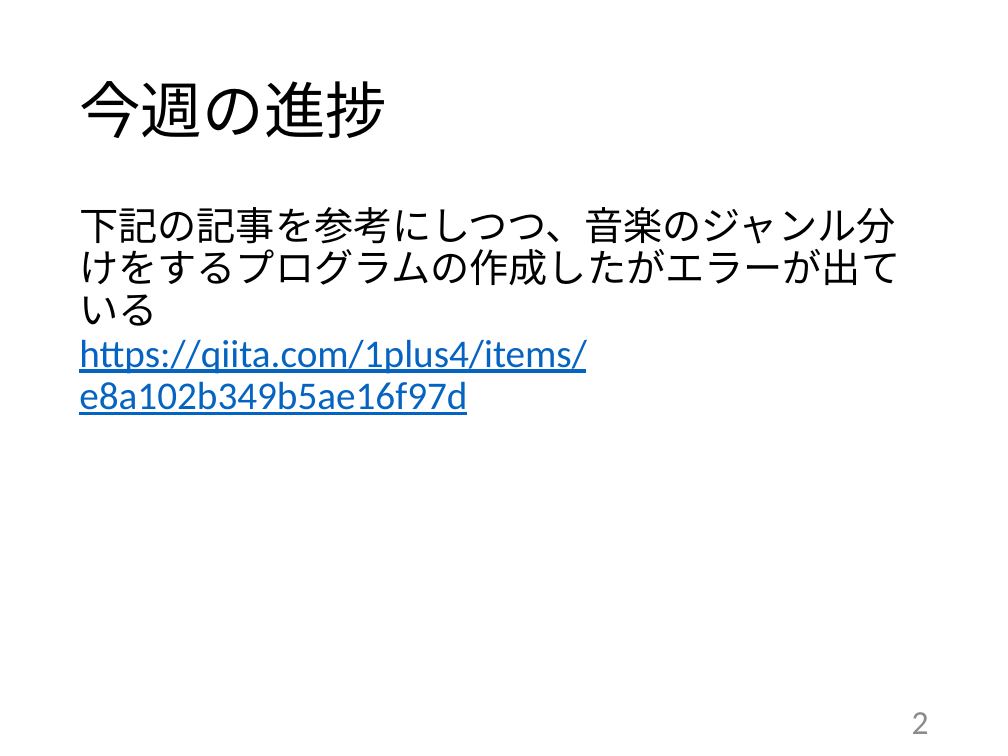
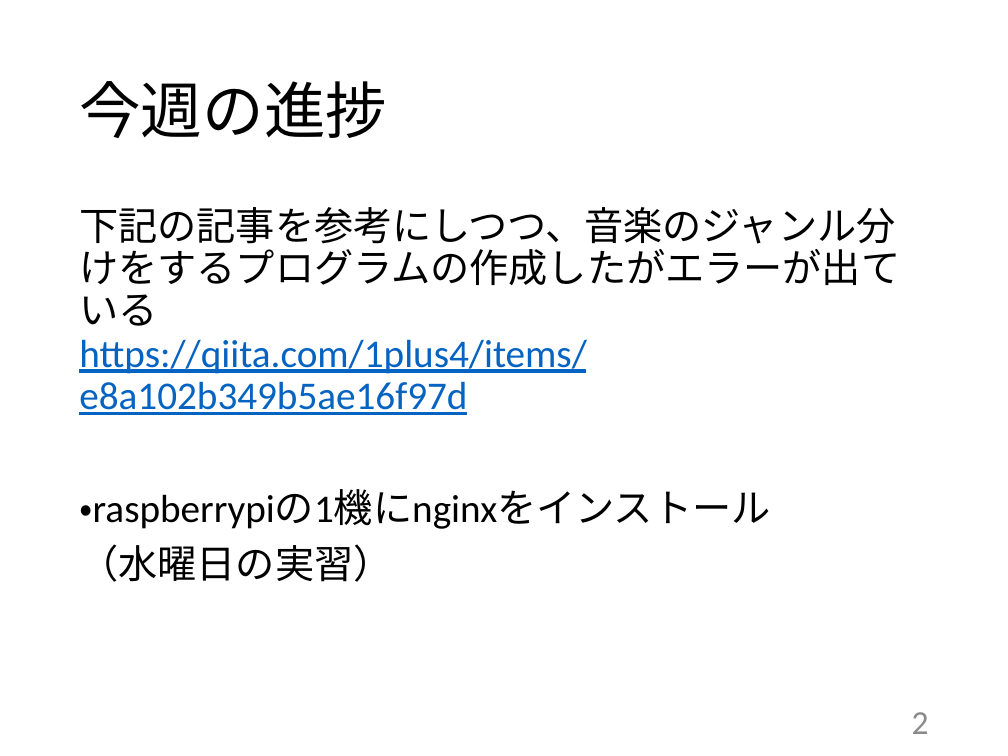
Before and after one commit to kait-takanolab/1821144-yoshii-thesis, a slide deck: slide 2 of 発表用スライド/1821144_yoshii_thesis.pptx. Drawn at 1008x756 pixels with LibreOffice and Linux fonts; fonts in the diff are those of the drawing. Boxes give left, top, right and bottom in pixels: in the first picture for what was removed or moved away, otherwise in the second. Text is boxed around its words. In the diff, an @@ line names an element or a change of style, - is before the commit and + after.

```diff
--- a/発表用スライド/1821144_yoshii_thesis.pptx
+++ b/発表用スライド/1821144_yoshii_thesis.pptx
@@ text at [79,489,770,582]: paragraphs added @@
+・raspberrypiの1機にnginxをインストール
+（水曜日の実習）
```
